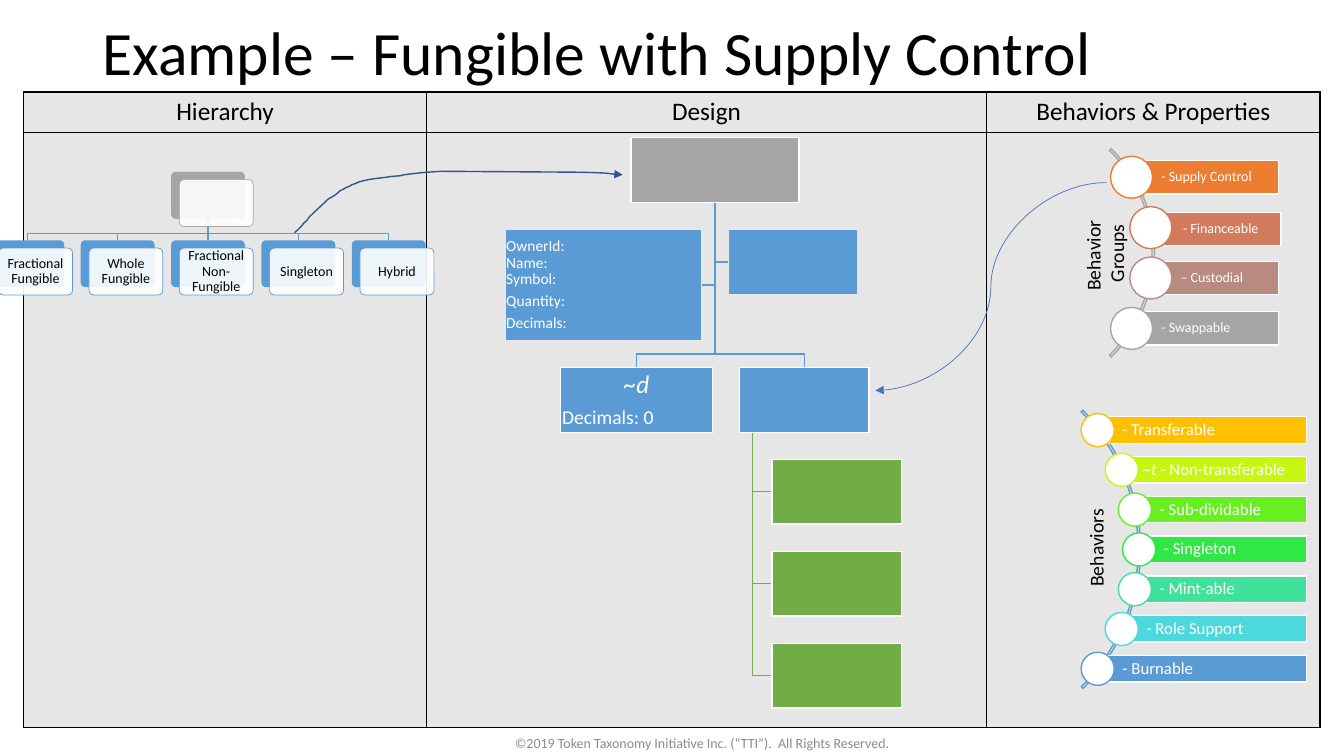
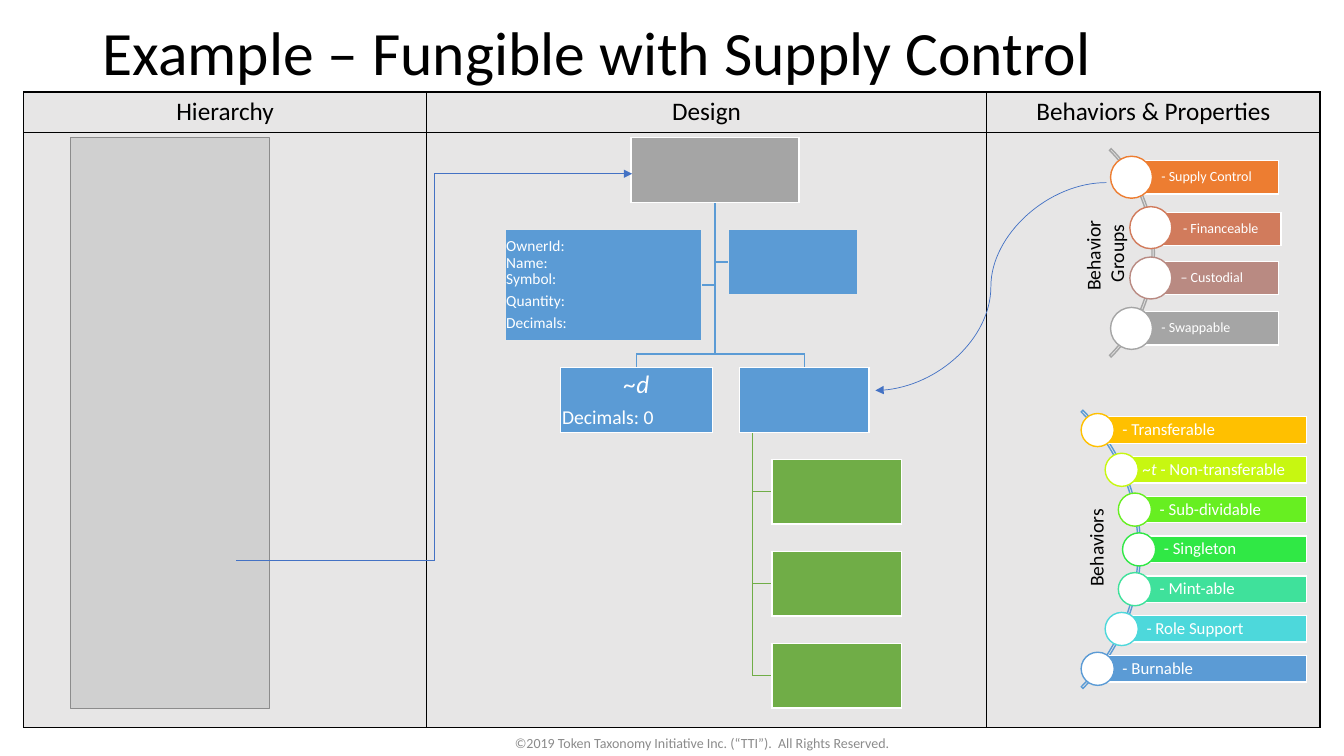
Before and after one commit to vipinsun/TokenTaxonomyFramework-pub, a slide deck: slide 29 of presentations/TTF-Presentation.pptx (slide 25 before the commit). Drawn at 1344x756 pixels with LibreOffice and Linux fonts; fonts in the diff are those of the drawing; grey boxes stand for pictures. Boxes give left, top, right and bottom in pixels: in the first picture for what was removed or moved away, otherwise in the second. Text is boxed around its words. In the diff, an @@ line names an element or a change of style, - is before the commit and + after.

```diff
--- a/presentations/TTF-Presentation.pptx
+++ b/presentations/TTF-Presentation.pptx
@@ picture added at (71,138,270,708) @@
@@ elbow arrow added from (236, 561) to (632, 173), #4472C4 0.5 pt @@
@@ freeform shape removed at (294,171,623,233) @@
@@ group removed at (0,171,434,295): 12 rounded rectangles, 5 freeform shapes, 5 texts @@
-Fractional Fungible
-Whole Fungible
-Fractional Non-Fungible
-Singleton
-Hybrid
```
Also in this commit, not shown: 15 other slides changed, 5 slides added, 20 other files.
